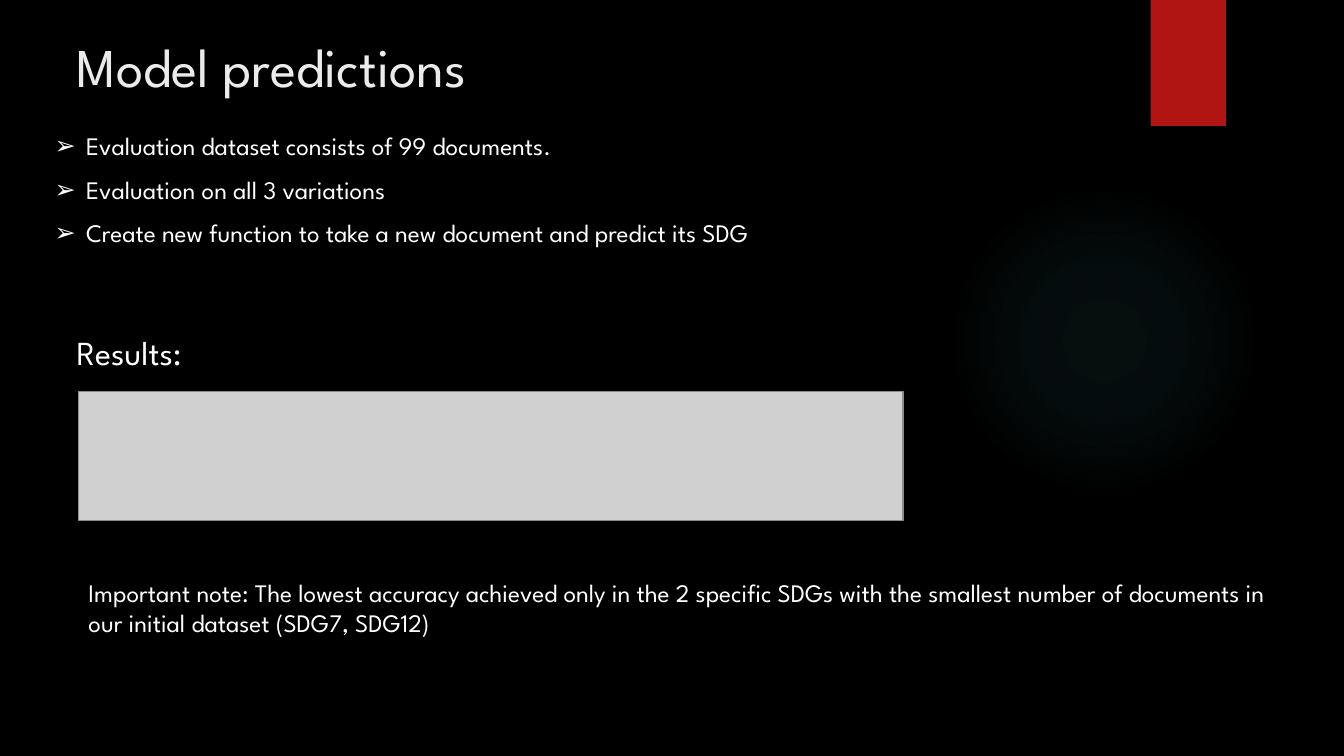
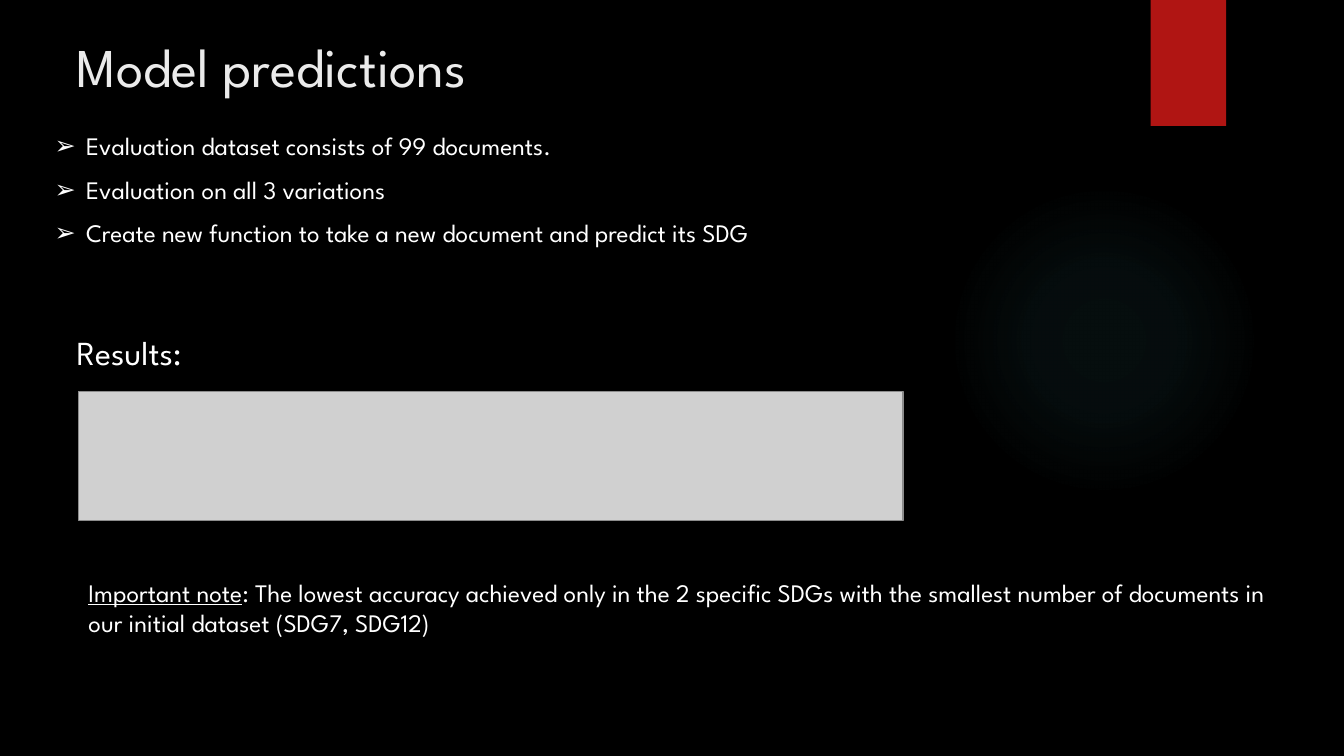
Before and after one commit to petrou1991/MachineLearning_Assignment, a slide deck: slide 16 of ML&CA.pptx. Drawn at 1344x756 pixels with LibreOffice and Linux fonts; fonts in the diff are those of the drawing; grey boxes stand for pictures; background and template pictures are left out. Boxes give left, top, right and bottom in pixels: in the first picture for what was removed or moved away, otherwise in the second. Text is boxed around its words. In the diff, an @@ line names an element or a change of style, - is before the commit and + after.

```diff
--- a/ML&CA.pptx
+++ b/ML&CA.pptx
@@ text "Important note: The lowest accuracy ..." at [88,584,1264,637]: underline on in "Important note:" @@
```
Also in this commit, not shown: 3 other slides changed.
